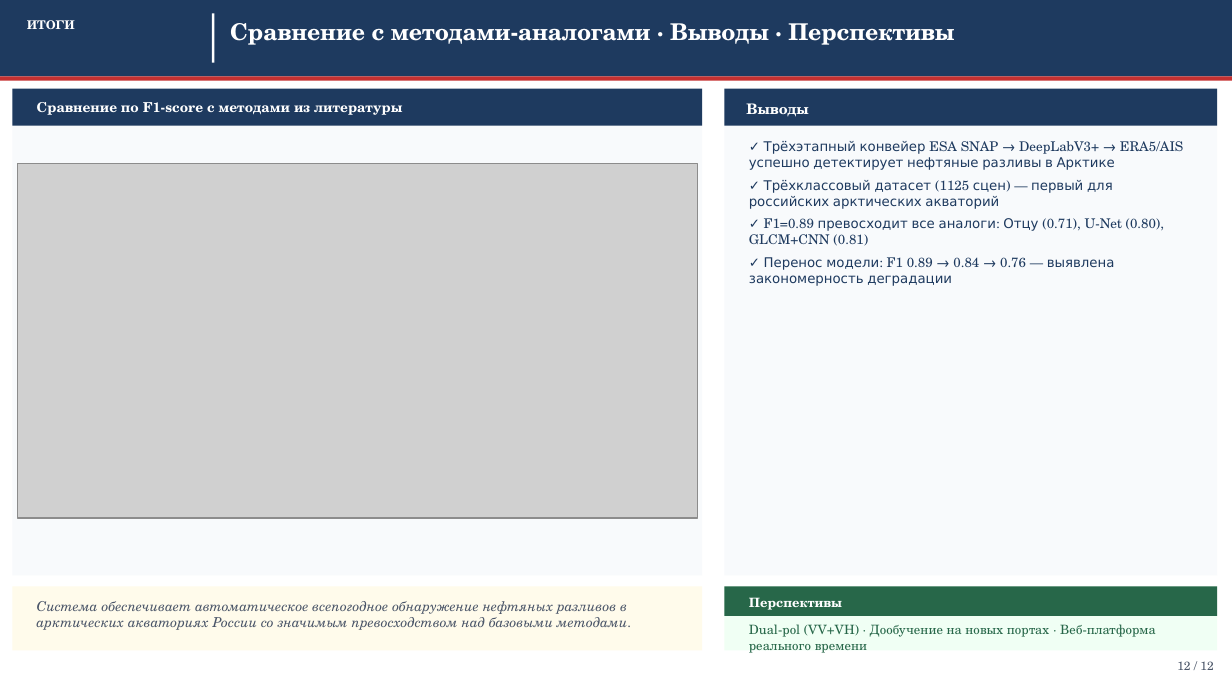
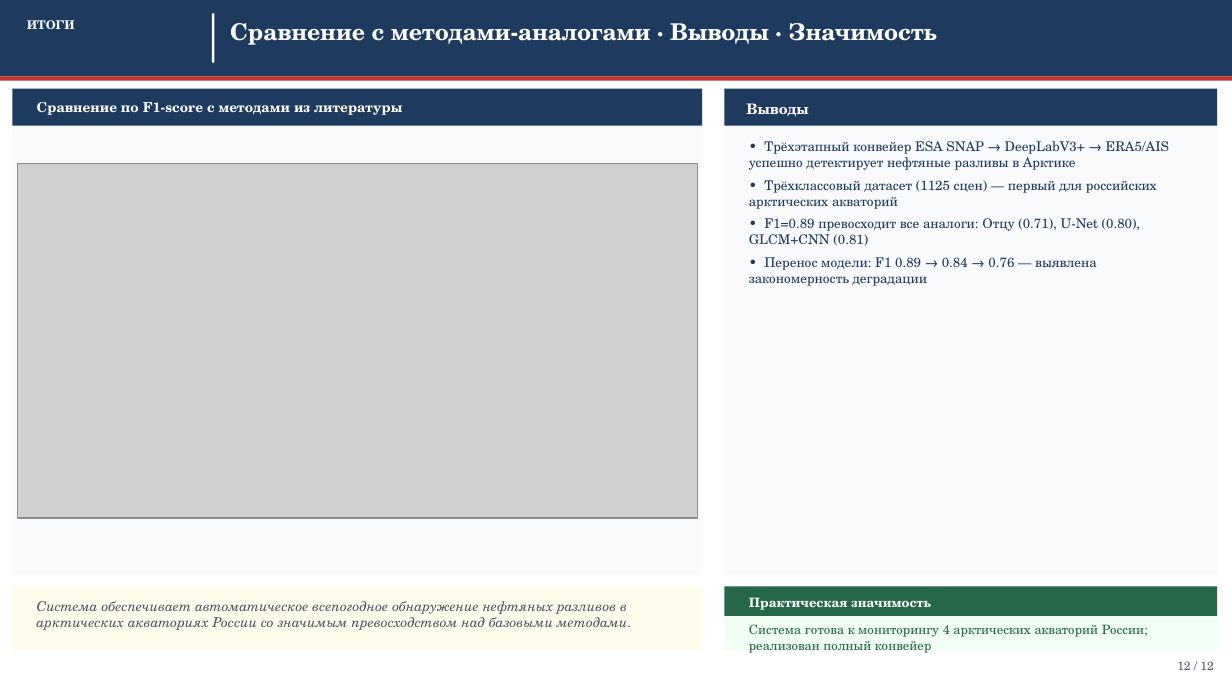
Before and after one commit to Confucius-hub/spbu_db_hw, a slide deck: slide 12 of thesis/presentation/Презентация_ВКР_2026.pptx. Drawn at 1232x693 pixels with LibreOffice and Linux fonts; fonts in the diff are those of the drawing; grey boxes stand for pictures. Boxes give left, top, right and bottom in pixels: in the first picture for what was removed or moved away, otherwise in the second. Text is boxed around its words. In the diff, an @@ line names an element or a change of style, - is before the commit and + after.

```diff
--- a/thesis/presentation/Презентация_ВКР_2026.pptx
+++ b/thesis/presentation/Презентация_ВКР_2026.pptx
@@ text at bbox=[230, 23, 936, 45]: text changed @@
-Сравнение с методами-аналогами · Выводы · Перспективы
+Сравнение с методами-аналогами · Выводы · Значимость
@@ text at bbox=[749, 141, 1169, 286]: text changed @@
-✓ Трёхэтапный конвейер ESA SNAP → DeepLabV3+ → ERA5/AIS успешно детектирует нефтяные разливы в Арктике
-✓ Трёхклассовый датасет (1125 сцен) — первый для российских арктических акваторий
-✓ F1=0.89 превосходит все аналоги: Отцу (0.71), U-Net (0.80), GLCM+CNN (0.81)
-✓ Перенос модели: F1 0.89 → 0.84 → 0.76 — выявлена закономерность деградации
+• Трёхэтапный конвейер ESA SNAP → DeepLabV3+ → ERA5/AIS успешно детектирует нефтяные разливы в Арктике
+• Трёхклассовый датасет (1125 сцен) — первый для российских арктических акваторий
+• F1=0.89 превосходит все аналоги: Отцу (0.71), U-Net (0.80), GLCM+CNN (0.81)
+• Перенос модели: F1 0.89 → 0.84 → 0.76 — выявлена закономерность деградации
@@ text at bbox=[749, 597, 931, 610]: text changed @@
-Перспективы
+Практическая значимость
@@ text at bbox=[749, 624, 1144, 653]: text changed @@
-Dual-pol (VV+VH) · Дообучение на новых портах · Веб-платформа реального времени
+Система готова к мониторингу 4 арктических акваторий России; реализован полный конвейер
```
Also in this commit, not shown: 14 other files.
